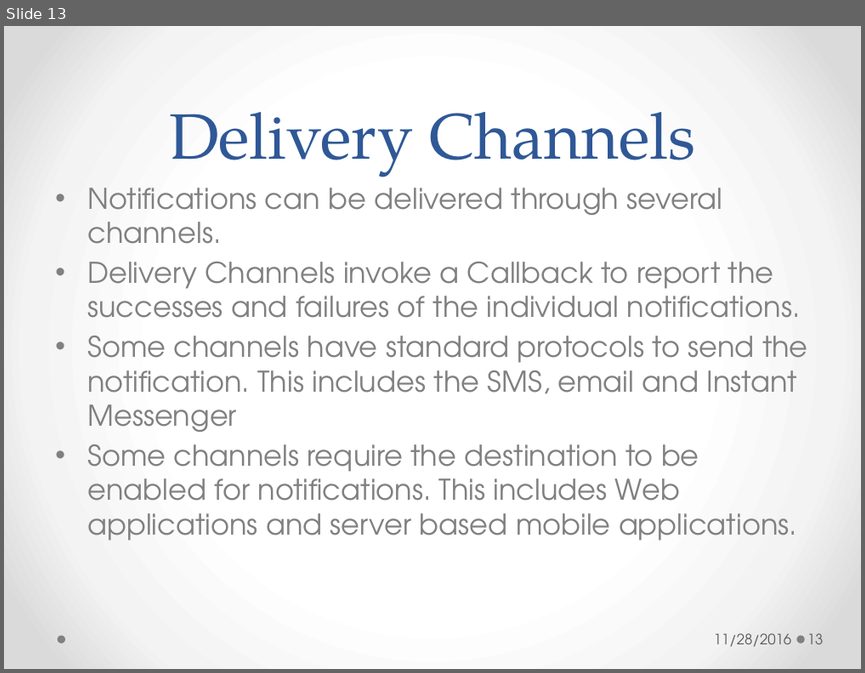
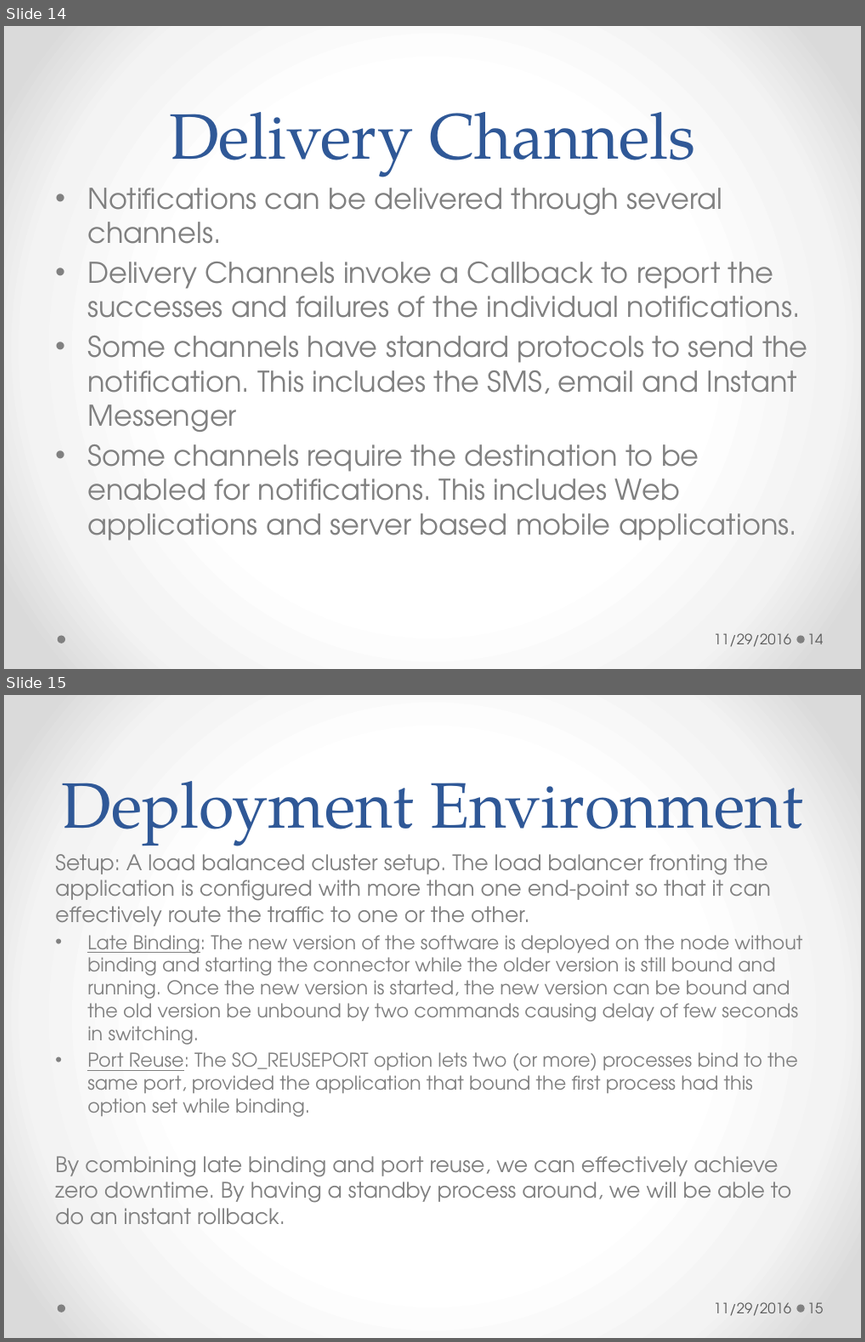
Before and after one commit to amitgem/notificationService, a slide deck: Presentation.pptx. Shown one above the other, each under a label of ours: slide 13 before the commit, slides 14 and 15 after it. The pictures are 865x673 and 865x1342 pixels, drawn with LibreOffice and Linux fonts; fonts in the diff are those of the drawing. Boxes give left, top, right and bottom in pixels: in the first picture for what was removed or moved away, otherwise in the second. Text is boxed around its words. In the diff, an @@ line names an element or a change of style, - is before the commit and + after.

```diff
--- a/Presentation.pptx
+++ b/Presentation.pptx
@@ slide 15 added at bbox=[4, 695, 861, 1338], background gradient #FFFFFF to #F4F4F4 to #DADADA; not listed: 2 template elements that a slide beside it also shows @@
@@ title added at bbox=[62, 781, 803, 846], 54 pt, text #2F5897 @@
+Deployment Environment
@@ text added at bbox=[55, 854, 802, 1224], 16 pt, text #808080 @@
+Setup: A load balanced cluster setup. The load balancer fronting the application is configured with more than one end-point so that it can effectively route the traffic to one or the other.
+• Late Binding: The new version of the software is deployed on the node without binding and starting the connector while the older version is still bound and running. Once the new version is started, the new version can be bound and the old version be unbound by two commands causing delay of few seconds in switching.
+• Port Reuse: The SO_REUSEPORT option lets two (or more) processes bind to the same port, provided the application that bound the first process had this option set while binding.
+By combining late binding and port reuse, we can effectively achieve zero downtime. By having a standby process around, we will be able to do an instant rollback.
@@ text added at bbox=[714, 1302, 792, 1315], 12 pt, text #595959 @@
+11/29/2016
@@ page number added at bbox=[807, 1302, 823, 1313], 12 pt, text #595959 @@
+15
@@ what was slide 13 is now slide 14 @@
@@ slide 14 changed as well @@
@@ text at bbox=[714, 633, 792, 646]: text changed @@
-11/28/2016
+11/29/2016
@@ page number at bbox=[807, 633, 823, 644]: text changed @@
-13
+14
```
Also in this commit, not shown: 12 other slides changed, 2 other slides added, 4 other files.
